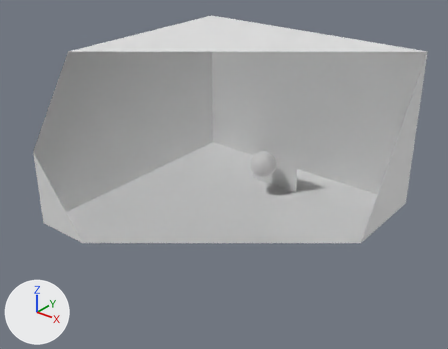
One commit to the Blender file examples/assets/ClothTear.blend: the scene before it, then after it.
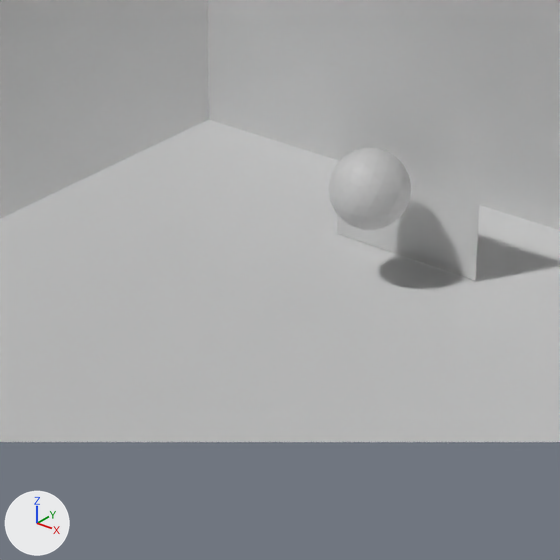
Each version appears first whole from a 50 mm lens placed at (11.78, -17.78, 10.74), pointed at (0.15, -3.24, 1.73), and next in a close-up on the part from 33% to 72% of the width and 30% to 80% of the height. Arrows for +X, +Y and +Z are at lower left; the lights stay in place. The older version's two pictures come first. Everything nearer to the camera than a plane just in front of the edit is cut away.
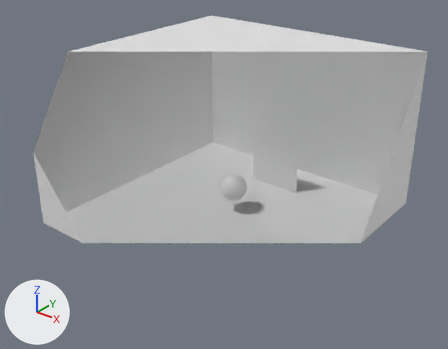
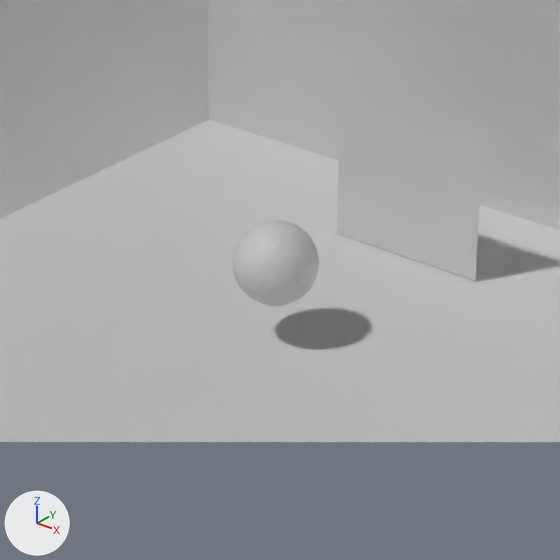
Location of each change, [x1, y1, x2, y2] in pixels of the close-ups (560 x 560 px):
'Plane.002', moved: before [328, 148, 411, 230]; after [232, 220, 319, 306]

The change, as a list of edits to the scene's bpy script:
```text
Change ob_plane_002:
    ob_plane_002.location: (0.0, -0.97, 0.23) -> (0.0, -2.72, -0.02)
```
